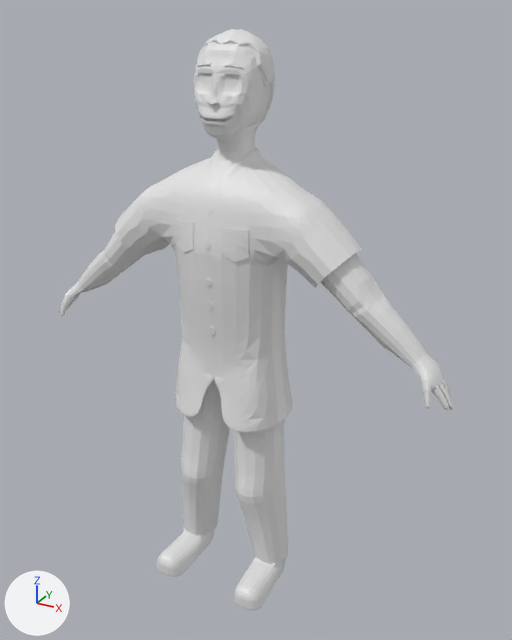
One commit to the Blender file Meilenstein_02/mann_gruenes_hemd.blend: the scene before it, then after it.
Both versions are drawn from a 50 mm lens placed at (4.53, -7.59, 3.06), pointed at (0.18, 0.32, -0.9). The axes (+X, +Y, +Z) are drawn at lower left. The lights are the same throughout.
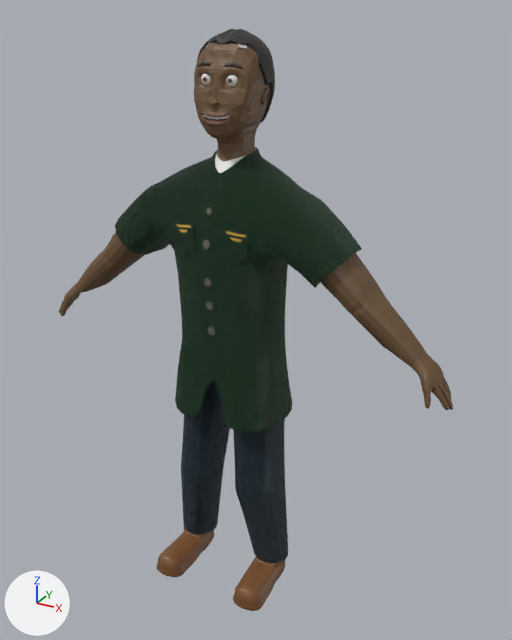
The change, as a diff of the scene's bpy script:
```diff
--- a/Meilenstein_02/mann_gruenes_hemd.blend.py
+++ b/Meilenstein_02/mann_gruenes_hemd.blend.py
@@ mat_haare @@
+mat_haare = principled_material('Haare')
+mat_haare.base_color = (0.0242, 0.0194, 0.0168)  # black #2b2623
@@ mat_hemd @@
+mat_hemd = bpy.data.materials.new('Hemd')
+# nodes: BsdfPrincipled, Bump, OutputMaterial, TexVoronoi, ValToRGB
+# colours: black #000000, white #ffffff, dark green #1d5530
@@ mat_hose @@
+mat_hose = bpy.data.materials.new('Hose')
+# nodes: BsdfPrincipled, Bump, OutputMaterial, TexVoronoi, ValToRGB
+# colours: dark blue #304c5a, black #000000, white #ffffff
@@ mat_haut @@
+mat_haut = principled_material('Haut')
+mat_haut.base_color = (0.153, 0.0844, 0.0382)  # brown #6d5237
@@ mat_schuhe @@
+mat_schuhe = principled_material('Schuhe')
+mat_schuhe.base_color = (0.205, 0.0865, 0.0284)  # brown #7d532f
@@ mat_lippen @@
+mat_lippen = principled_material('Lippen')
+mat_lippen.base_color = (0.246, 0.122, 0.0782)  # brown #88624f
@@ mat_knöpfe @@
+mat_knöpfe = principled_material('Knöpfe')
+mat_knöpfe.base_color = (0.144, 0.13, 0.107)  # dark grey #6a655c
@@ me_cube_001 @@
-me_cube_001.from_pydata(...)  # 2282 vertices, 2150 faces, 3 loose edges; spans x -0.43..3.06, y -0.99..1.35, z -4.83..2.84
+me_cube_001.from_pydata(...)  # 2512 vertices, 2362 faces, 3 loose edges; spans x -0.43..3.06, y -1.0..1.35, z -4.83..2.84
+# me_cube_001 part 1: 82 vertices moved from x -0.01..0.44, y -0.39..0.3, z 1.58..2.71 to x 0.0..0.43, y -0.38..0.3, z 1.59..2.71; 41 vertices removed from x -0.01..0.41, y -0.4..0.17, z 1.86..2.71; 211 vertices added at x -0.01..0.5, y -0.56..0.27, z 0.5..2.71
+# me_cube_001 part 2: 60 vertices moved from x 0.46..0.88, y -0.98..0.2, z -4.83..-4.78 to x 0.45..0.89, y -1.0..0.23, z -4.83..-4.76; 21 vertices removed from x 0.44..0.9, y -0.92..0.11, z -4.83..-4.78; 81 vertices added at x 0.43..0.91, y -0.98..0.19, z -4.83..-4.73
+# me_cube_001 part 3: 172 faces spanning x -0.01..0.46, y -0.17..0.65, z 1.74..2.84 switch from no material to mat_haare (black #2b2623)
+# me_cube_001 part 4: 710 faces spanning x -0.01..3.06, y -0.44..0.39, z -1.3..2.62 switch from no material to mat_haut (brown #6d5237)
+# me_cube_001 part 5: 5 faces spanning x 0.0..0.2, y -0.39..-0.34, z 1.82..1.95 switch from no material to mat_lippen (brown #88624f)
+# me_cube_001 part 6: 585 faces spanning x 0.0..1.72, y -0.63..0.67, z -2.17..1.47 switch from no material to mat_hemd
+# me_cube_001 part 7: 31 faces spanning x 0.0..0.06, y -0.62..-0.52, z -0.82..0.86 switch from no material to mat_knöpfe (dark grey #6a655c)
+# me_cube_001 part 8: 224 faces spanning x 0.0..0.88, y -0.55..0.44, z -4.66..-1.19 switch from no material to mat_hose
+# me_cube_001 part 9: 148 faces spanning x 0.43..0.91, y -1.0..0.23, z -4.8..-4.49 switch from no material to mat_schuhe (brown #7d532f)
+me_cube_001.materials.append(mat_weiß)  # white #e7e7e7
+me_cube_001.materials.append(mat_mund_innen)  # dark red #3d1813
+me_cube_001.materials.append(mat_hemd_akzente)  # yellow #cea441
+me_cube_001.materials.append(mat_schuhsohle)  # brown #3d2f24
@@ ob_auge @@
+ob_auge = bpy.data.objects.new('Auge', me_sphere)  # 84 vertices, 68 faces; spans x -0.176..0.176, y -0.171..0.024, z -0.18..0.18; in mat_material_002 (white #e7e7e7), mat_augen (brown #8a5839), mat_puppille (black #000000); modifiers ARRAY
+ob_auge.location = (0.17, -0.21, 2.3)
+ob_auge.scale = (0.46, 0.46, 0.46)
```

What differs and where, as boxes [x1, y1, x2, y2] in the pictures (512 x 640 px; the box of a moved part takes in the faces that stretch with it):
'Cube', reshaped
    before: [59, 29, 453, 610]
    after: [59, 29, 453, 611]
'Auge', added
    after: [201, 74, 238, 86]
    faces in mat_material_002 (white #e7e7e7): [201, 74, 238, 86]
part 1 of me_cube_001, built on
    before: [194, 43, 268, 149]
part 2 of me_cube_001, moved or reshaped (not visible afterwards)
    before: [159, 540, 280, 610]
part 3 of me_cube_001, recoloured
    before: [197, 29, 275, 122]
part 4 of me_cube_001, recoloured
    before: [59, 50, 453, 410]
part 5 of me_cube_001, recoloured
    before: [199, 113, 233, 125]
part 6 of me_cube_001, recoloured
    before: [115, 147, 362, 432]
part 7 of me_cube_001, recoloured
    before: [203, 208, 215, 335]
part 8 of me_cube_001, recoloured
    before: [181, 380, 288, 563]
part 9 of me_cube_001, recoloured
    before: [157, 528, 286, 609]
